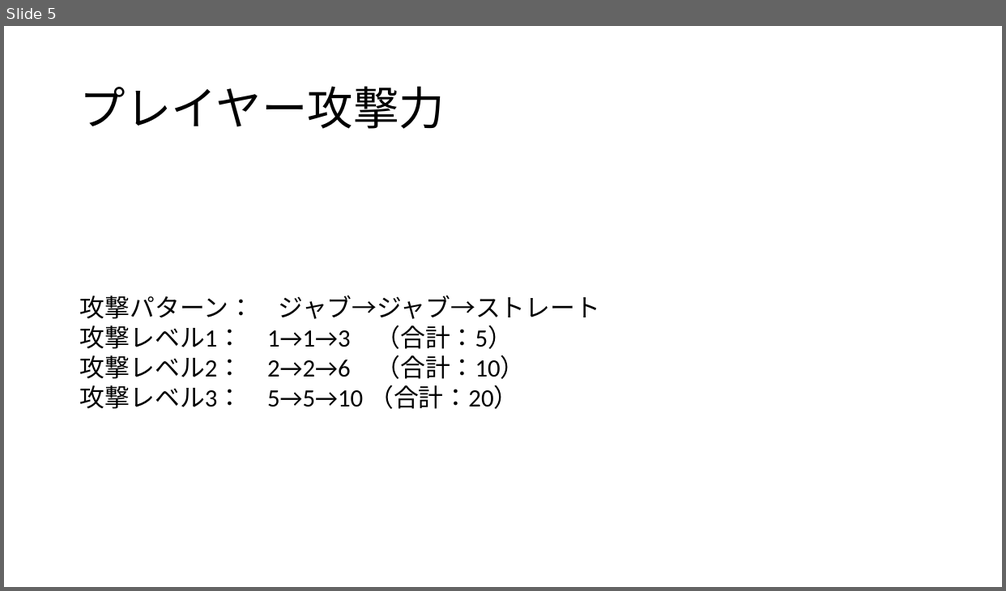
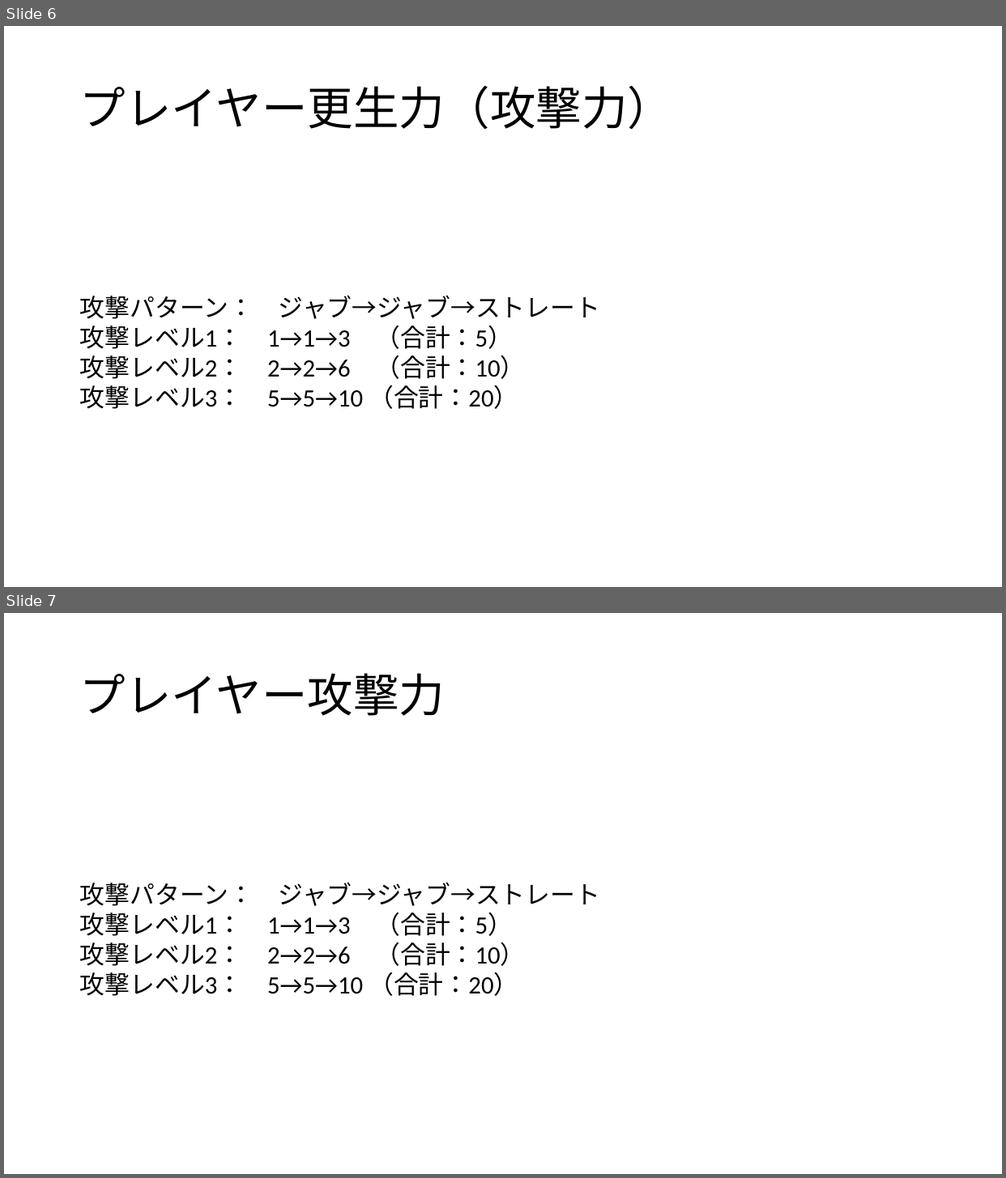
Before and after one commit to yuusei1113k/FatmanHerosTmp, a slide deck: システム詳細.pptx. Shown one above the other, each under a label of ours: slide 5 before the commit, slides 6 and 7 after it. The pictures are 1006x591 and 1006x1178 pixels, drawn with LibreOffice and Linux fonts; fonts in the diff are those of the drawing. Boxes give left, top, right and bottom in pixels: in the first picture for what was removed or moved away, otherwise in the second. Text is boxed around its words. In the diff, an @@ line names an element or a change of style, - is before the commit and + after.

```diff
--- a/システム詳細.pptx
+++ b/システム詳細.pptx
@@ slide 6 added at (x1=4, y1=26, x2=1002, y2=587), background #FFFFFF @@
@@ title added at (x1=80, y1=86, x2=673, y2=130), 44 pt, text #000000 @@
+プレイヤー更生力（攻撃力）
@@ text added at (x1=80, y1=296, x2=600, y2=409), 24 pt, text #000000 @@
+攻撃パターン： ジャブ→ジャブ→ストレート
+攻撃レベル1： 1→1→3 （合計：5）
+攻撃レベル2： 2→2→6 （合計：10）
+攻撃レベル3： 5→5→10 （合計：20）
@@ what was slide 5 is now slide 7 @@
```
Also in this commit, not shown: 7 slides changed, 6 other slides added.
